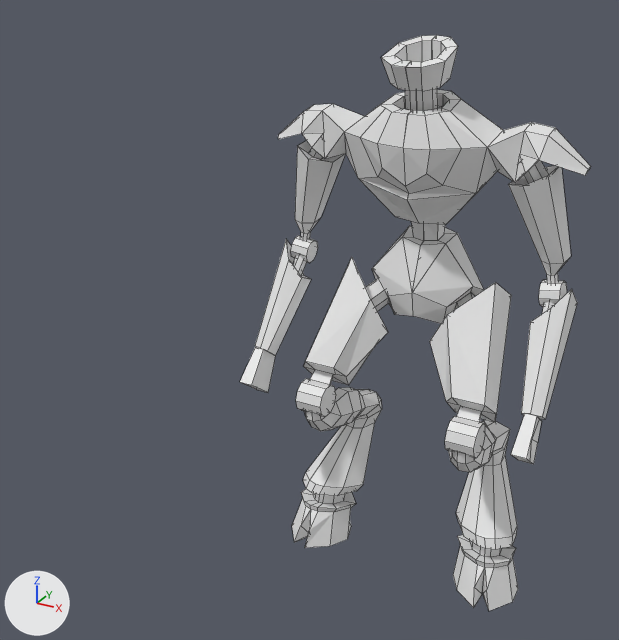
Before and after pictures for a commit that changed the Blender file Assets/Resources/Models/manti.blend.
One viewpoint serves both versions: a camera (50 mm lens) standing at (2.66, -6.69, 5.84) and looking at (-0.41, -1.11, 3.05). The axes (+X, +Y, +Z) are drawn at lower left. The lights are the same throughout. Mesh edges are drawn as thin lines.

The first picture shows 'Manticore'.
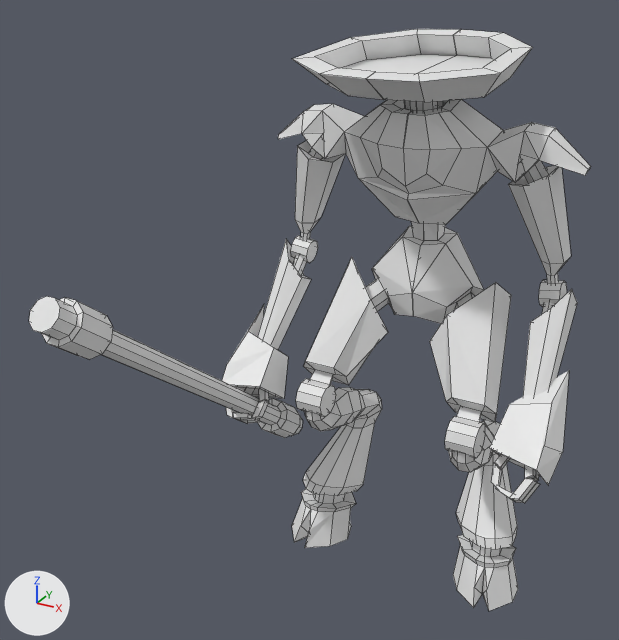
Commit message: Rough manticore done

The change in detail:
me_cylinder is used by ob_manticore; location (0.0, 0.0, 1.5); rotation (1.571, 0.0, 0.0), in degrees (90, 0, 0).
me_cylinder had 421 vertices, 387 faces, 2 loose edges and spanned x -1.39..0.0, y -1.5..3.65, z -0.85..0.74.
me_cylinder now has 1095 vertices, 998 faces, 3 loose edges and spans x -1.6..1.6, y -1.5..3.65, z -0.9..3.15.
me_cylinder part 1: the loose piece of 146 vertices spanning x -1.23..-0.49, y -1.5..0.32, z -0.85..0.5 is copied, and the copy is mirrored in x about the mesh origin; it spans x 0.49..1.23, y -1.5..0.32, z -0.85..0.5.
me_cylinder part 2: the loose piece of 20 vertices spanning x -1.31..-1.1, y 1.5..1.75, z -0.35..-0.11 is copied, and the copy is mirrored in x about the mesh origin; it spans x 1.1..1.31, y 1.5..1.75, z -0.35..-0.11.
me_cylinder part 3: the loose piece of 24 vertices spanning x -1.39..-1.09, y 0.69..1.72, z -0.37..0.48 is copied, and the copy is mirrored in x about the mesh origin; it spans x 1.09..1.39, y 0.69..1.72, z -0.37..0.48.
me_cylinder part 4: 24 vertices moved from x -0.27..0.0, y 3.28..3.65, z -0.31..0.32 to x -0.84..0.0, y 3.28..3.65, z -0.9..1.03; 272 vertices added at x 0.0..1.6, y 0.12..3.65, z -0.9..1.03.
me_cylinder part 5: 13 vertices removed from x -1.36..-1.23, y 0.36..0.83, z 0.27..0.74; 205 vertices added at x -1.6..-1.08, y -0.37..2.26, z -0.14..3.15.
Object 'Manticore' (ob_manticore) loses its MIRROR modifier named 'Mirror'.

Pixel boxes (x1, y1, x2, y2) of what changed, in the pictures (619 x 640 px):
'Manticore', reshaped, modifiers changed (60% wider): before (240, 35, 591, 611); after (29, 29, 591, 611)
part 1 of me_cylinder, added: after (449, 420, 518, 611)
part 2 of me_cylinder, added: after (539, 280, 567, 307)
part 3 of me_cylinder, added: after (523, 289, 577, 396)
part 4 of me_cylinder, built on: before (381, 35, 458, 91); after (293, 29, 591, 503)
part 5 of me_cylinder, built on: before (240, 347, 542, 464); after (29, 296, 303, 438)
